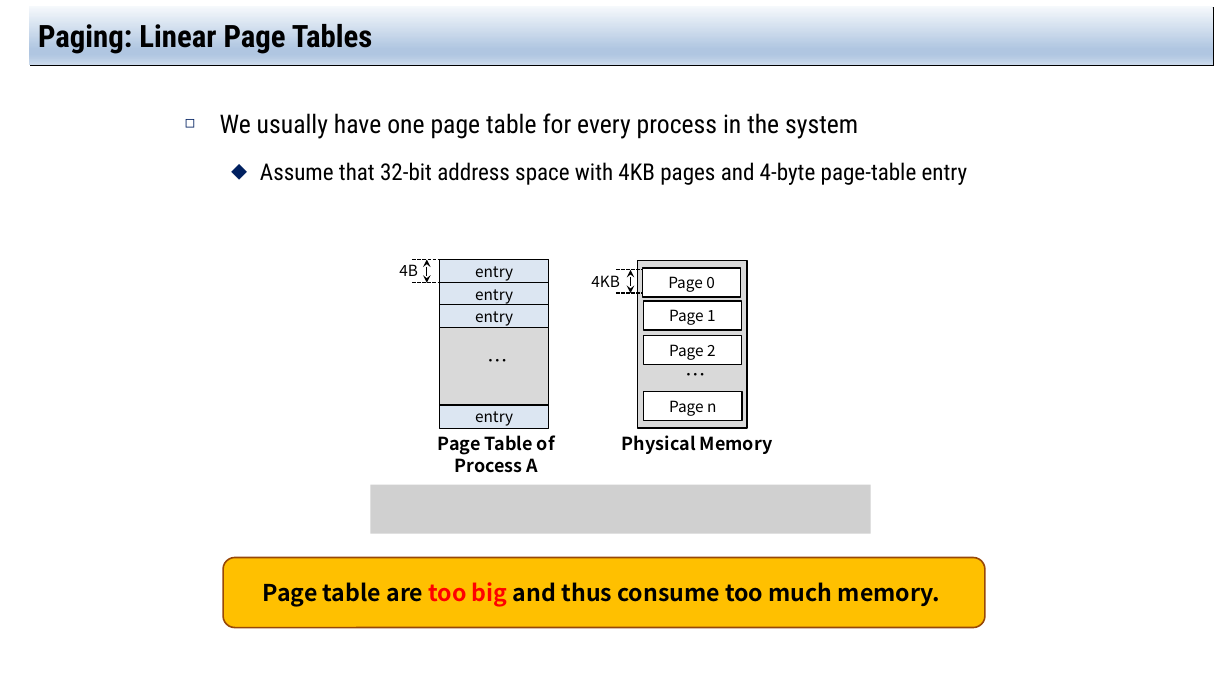
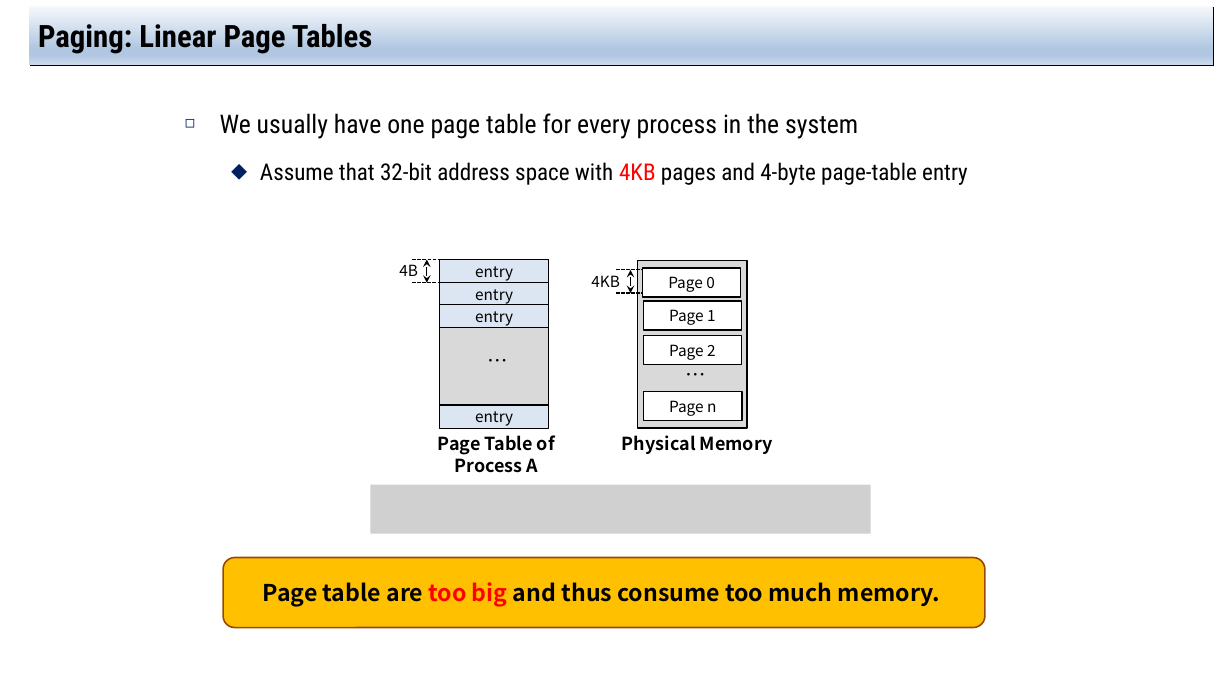
Before and after one commit to jachermocilla/extra-course-materials, a slide deck: slide 5 of cmsc125/ostep/slides/01.Virtualization/20.Advanced_Page_Tables.pptx. Drawn at 1232x693 pixels with LibreOffice and Linux fonts; fonts in the diff are those of the drawing; grey boxes stand for pictures. Boxes give left, top, right and bottom in pixels: in the first picture for what was removed or moved away, otherwise in the second. Text is boxed around its words. In the diff, an @@ line names an element or a change of style, - is before the commit and + after.

```diff
--- a/cmsc125/ostep/slides/01.Virtualization/20.Advanced_Page_Tables.pptx
+++ b/cmsc125/ostep/slides/01.Virtualization/20.Advanced_Page_Tables.pptx
@@ text at (260,162,968,185): text colour #000000 to #FF0000 in "4KB" @@
```
Also in this commit, not shown: 11 other slides changed, 7 other files.
